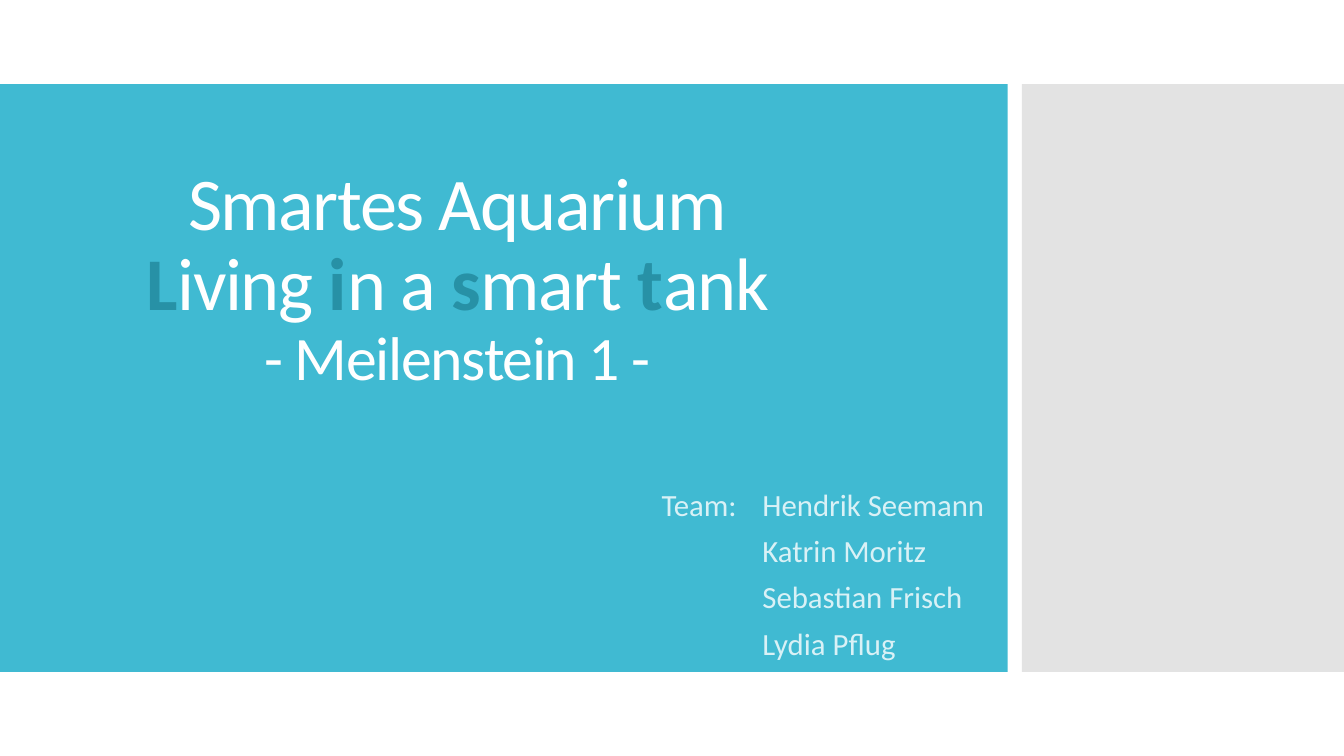
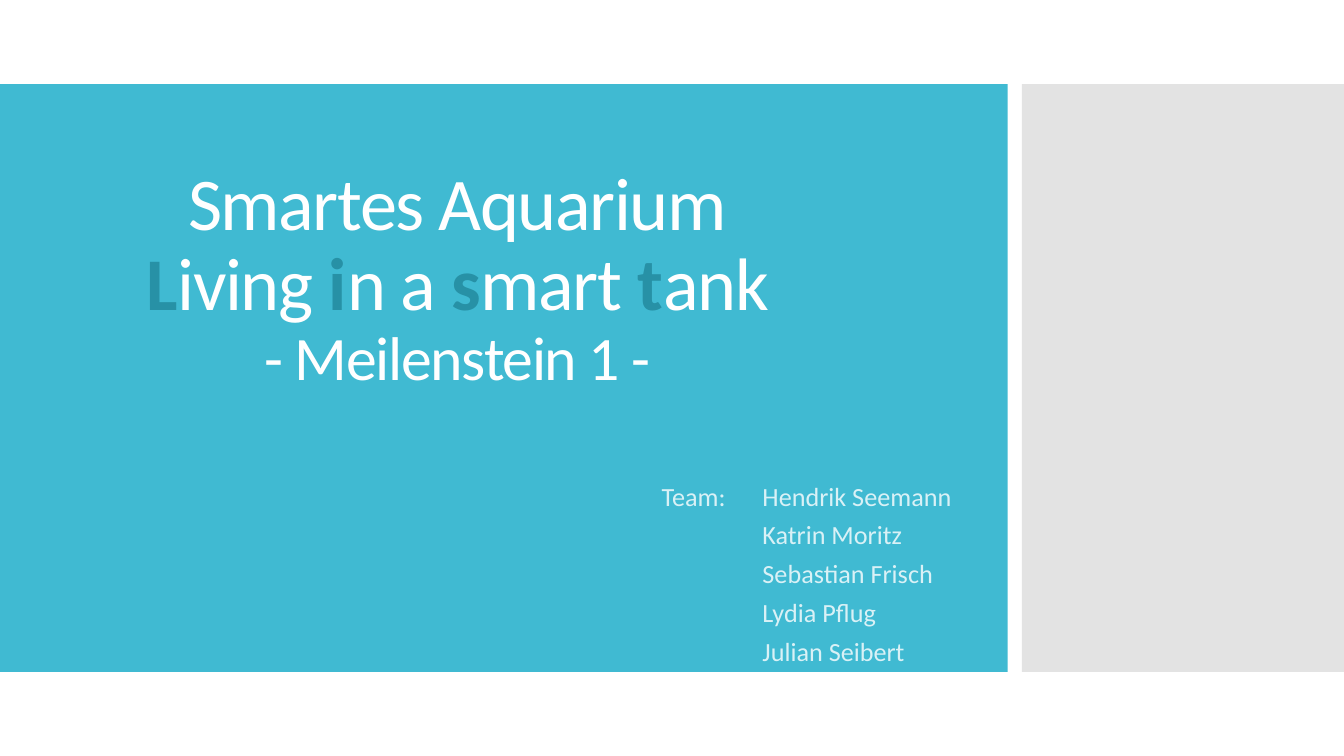
Before and after one commit to smartuni/LisT, a slide deck: slide 1 of LisT_Doku/Smartes Aquarium.pptx. Drawn at 1344x756 pixels with LibreOffice and Linux fonts; fonts in the diff are those of the drawing. Boxes give left, top, right and bottom in pixels: in the first picture for what was removed or moved away, otherwise in the second. Text is boxed around its words. In the diff, an @@ line names an element or a change of style, - is before the commit and + after.

Commit message:
Add files via upload
Powerpoint Präsentation ergänzt

```diff
--- a/LisT_Doku/Smartes Aquarium.pptx
+++ b/LisT_Doku/Smartes Aquarium.pptx
@@ subtitle at (662,488,951,627): size 22 to 18.7 pt in "Team: Hendrik Seemann", "Katrin Moritz", "Sebastian Frisch", "Lydia Pflug"; line spacing 0.8 to 0.7 @@
@@ subtitle at (762,643,905,661): paragraph added @@
+Julian Seibert
```
